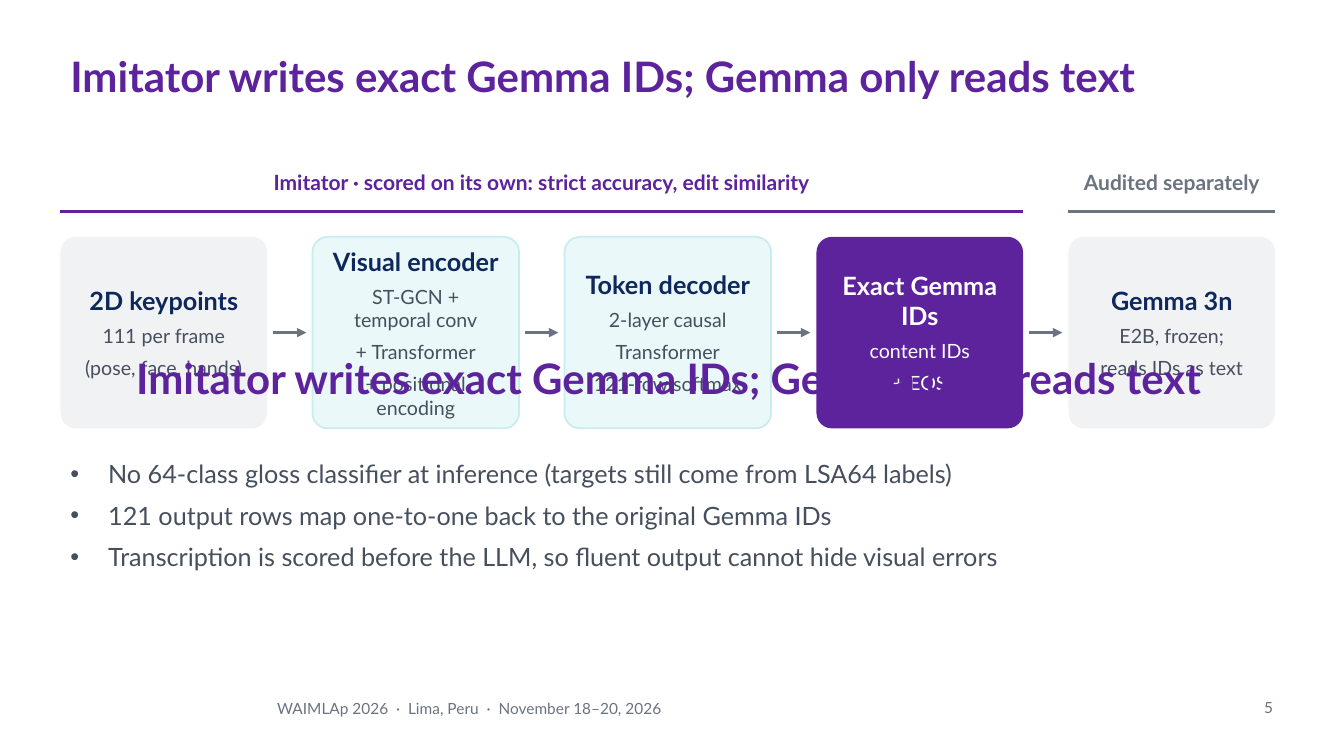
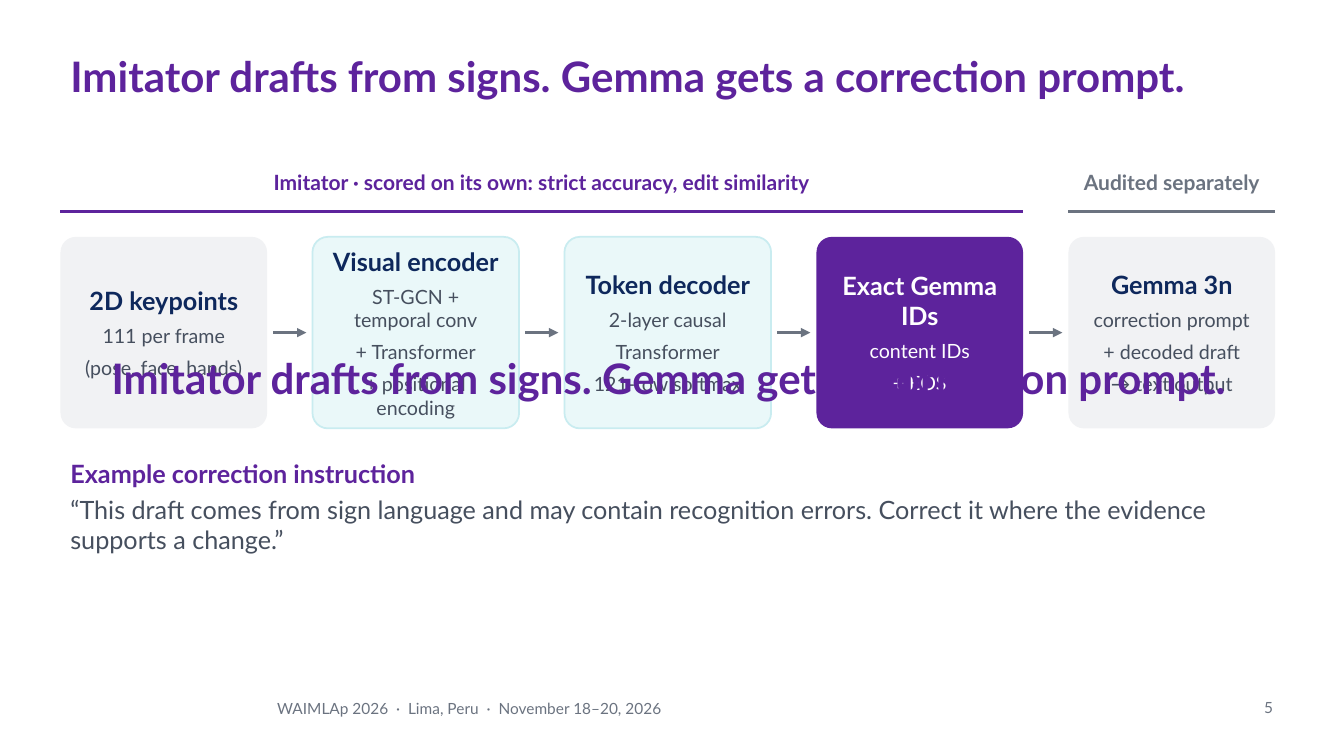
Before and after one commit to Percep3/Imitator, a slide deck: slide 5 of presentation/waimlap2026/imitator_waimlap2026.pptx. Drawn at 1344x756 pixels with LibreOffice and Linux fonts; fonts in the diff are those of the drawing; background and template pictures are left out. Boxes give left, top, right and bottom in pixels: in the first picture for what was removed or moved away, otherwise in the second. Text is boxed around its words. In the diff, an @@ line names an element or a change of style, - is before the commit and + after.

Commit message:
Tell the original Imitator story in the WAIMLAp talk

```diff
--- a/presentation/waimlap2026/imitator_waimlap2026.pptx
+++ b/presentation/waimlap2026/imitator_waimlap2026.pptx
@@ title at (x1=70, y1=60, x2=1184, y2=100): text changed @@
-Imitator writes exact Gemma IDs; Gemma only reads text
+Imitator drafts from signs. Gemma gets a correction prompt.
@@ text in rounded rectangle at (x1=1094, y1=312, x2=1250, y2=396): text changed @@
-E2B, frozen;
-reads IDs as text
+correction prompt
++ decoded draft
+→ text output
@@ text at (x1=112, y1=358, x2=1225, y2=402): text changed @@
-Imitator writes exact Gemma IDs; Gemma only reads text
+Imitator drafts from signs. Gemma gets a correction prompt.
@@ text at (x1=70, y1=464, x2=1206, y2=554): text changed @@
-• No 64-class gloss classifier at inference (targets still come from LSA64 labels)
-• 121 output rows map one-to-one back to the original Gemma IDs
-• Transcription is scored before the LLM, so fluent output cannot hide visual errors
+Example correction instruction
+“This draft comes from sign language and may contain recognition errors. Correct it where the evidence supports a change.”
```
Also in this commit, not shown: 5 other slides changed, 1 slide added, 1 slide removed, 3 other files.
